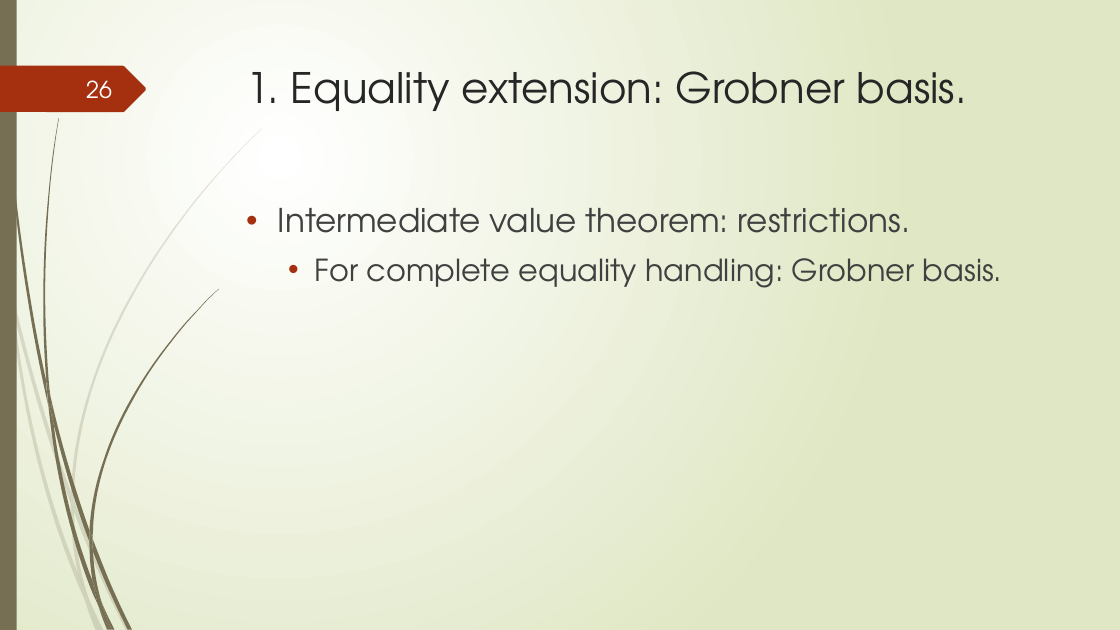
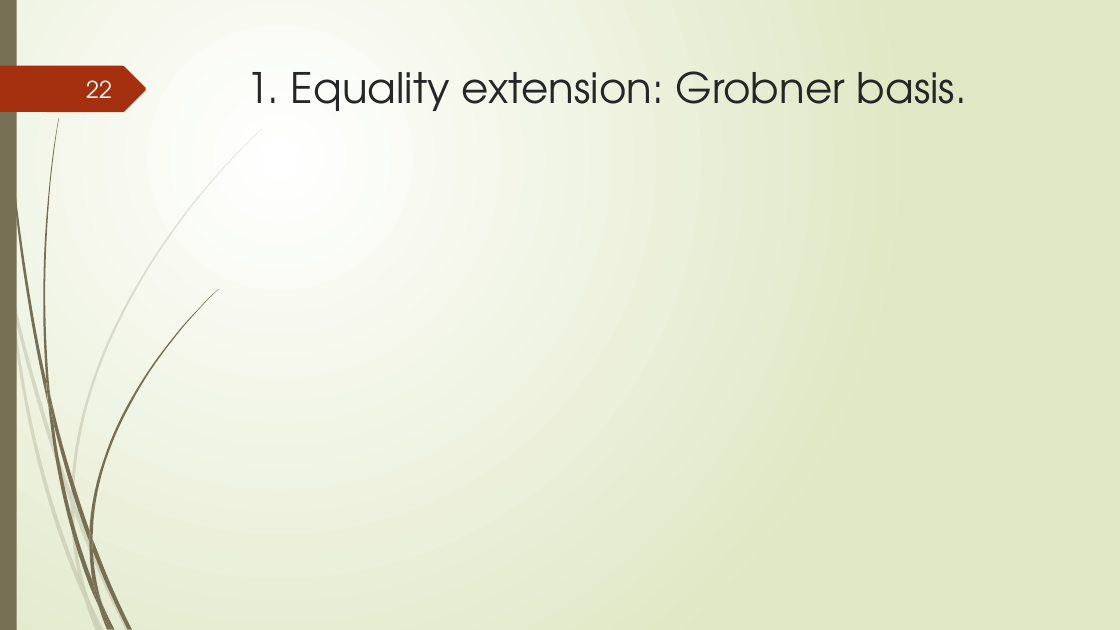
Before and after one commit to tungvx/raSAT, a slide deck: slide 22 of report/midterm.pptx (slide 26 before the commit). Drawn at 1120x630 pixels with LibreOffice and Linux fonts; fonts in the diff are those of the drawing; grey boxes stand for pictures. Boxes give left, top, right and bottom in pixels: in the first picture for what was removed or moved away, otherwise in the second. Text is boxed around its words. In the diff, an @@ line names an element or a change of style, - is before the commit and + after.

```diff
--- a/report/midterm.pptx
+++ b/report/midterm.pptx
@@ page number at box(86, 80, 112, 98): text changed @@
-26
+22
@@ text removed at box(278, 208, 1002, 288) @@
-• Intermediate value theorem: restrictions.
-  • For complete equality handling: Grobner basis.
```
Also in this commit, not shown: 11 other slides changed, 1 slide added, 5 slides removed.
